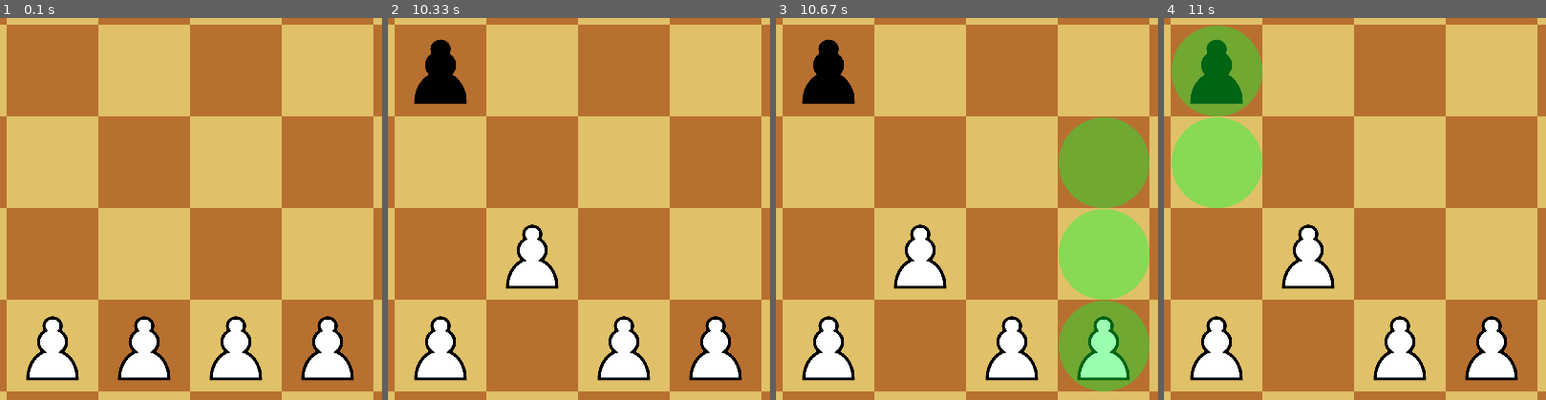
Above: before the commit, frames 1-4 (left to right).
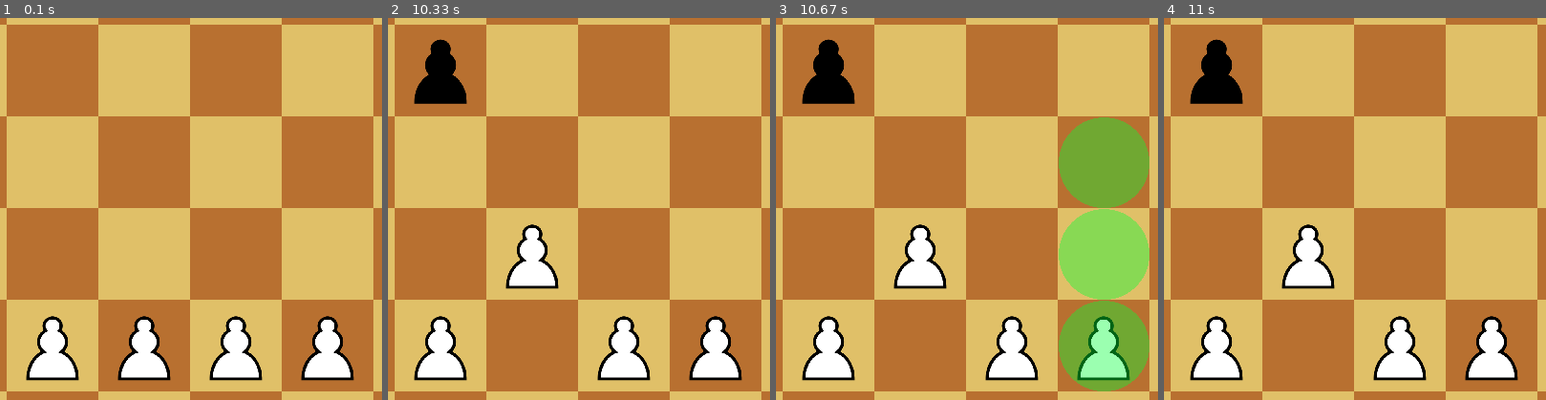
Above: after the commit, the same moments.

Repository: Asi4nn/Pygame-Chess
Game: pygame game, started from main.py
The game is run twice, just before and just after one commit, with the same random seed, the same clock (stepped at 60 frames per second) and the same inputs.
Inputs (mouse positions are % of the whole screen's width and height, from its top left):
- Up to frame 1 (0.1 s): no input
- Up to frame 2 (10.33 s): press the mouse at (50, 57) at 0.37 s; move the mouse to (38, 54) at 0.47 s; release the mouse at (26, 51) at 0.6 s; click (45, 76) at 1.72 s; press the mouse at (45, 76) at 2.03 s; move the mouse to (40, 47) at 2.13 s; release the mouse at (34, 17) at 2.27 s; click (85, 76) at 2.38 s; press the mouse at (85, 76) at 2.7 s; move the mouse to (85, 73) at 2.8 s; release the mouse at (85, 70) at 2.93 s; click (20, 16) at 3.05 s; click (21, 44) at 3.38 s; click (20, 87) at 3.72 s; click (19, 56) at 4.05 s; click (56, 78) at 4.42 s; click (79, 58) at 4.72 s; click (32, 74) at 5.08 s; click (82, 28) at 5.55 s; click (40, 80) at 5.88 s; click (49, 68) at 6.22 s; click (27, 25) at 8.45 s; click (27, 45) at 8.78 s; click (66, 84) at 9.12 s; click (87, 46) at 9.45 s
- Up to frame 3 (10.67 s): click (73, 85) at 10.55 s
- Up to frame 4 (11 s): click (33, 38) at 10.88 s
The pictures show only the part of the screen within x 25-75%, y 37-87%; the shares and areas given below are measured in that part.

Frames 1-3 are identical in both runs. In frame 4, 8.9% of the frame differs, in the area x 2-26%, y 2-50%.

Commit message:
added turns

Diff:
--- a/main.py
+++ b/main.py
@@ -167,14 +167,14 @@
             pos = pygame.mouse.get_pos()
             sq = get_square(pos)
             if pygame.mouse.get_pressed()[0]:
-                if sq != None and occupied[sq] != None and selected_piece == None: # pick up a piece when none are selected
+                if sq != None and occupied[sq] != None and selected_piece == None and occupied[sq].colour == turn: # pick up a piece when none are selected
                     selected_piece = occupied[sq]
                     selected_piece.state = 'Lifted'
                     selected_piece.cords = (pos[0] - 48, pos[1] - 48)
                     # print("possible moves: ", selected_piece.legal_moves(piece_list, occupied))
-                elif sq != None and selected_piece != None and sq not in selected_piece.legal_moves(piece_list, occupied): # click a invalid square with a selected piece
+                elif sq != None and selected_piece != None and sq not in selected_piece.legal_moves(piece_list, occupied): # select a different piece
                     selected_piece.state = 'Down'
-                    if occupied[sq] != None:
+                    if occupied[sq] != None and occupied[sq].colour == turn:
                         selected_piece = occupied[sq]
                         selected_piece.state = 'Lifted'
                         selected_piece.cords = (pos[0] - 48, pos[1] - 48)
@@ -191,6 +191,10 @@
                 elif sq in selected_piece.legal_moves(piece_list, occupied): # check for drag to move
                     selected_piece.move(sq, piece_list, occupied)
                     selected_piece = None
+                    if turn == 'White':
+                        turn = 'Black'
+                    else:
+                        turn = 'White'
                 elif selected_piece.state == 'Lifted': # unselected if illegal move
                     selected_piece.state = 'Down'
             elif selected_piece != None:
